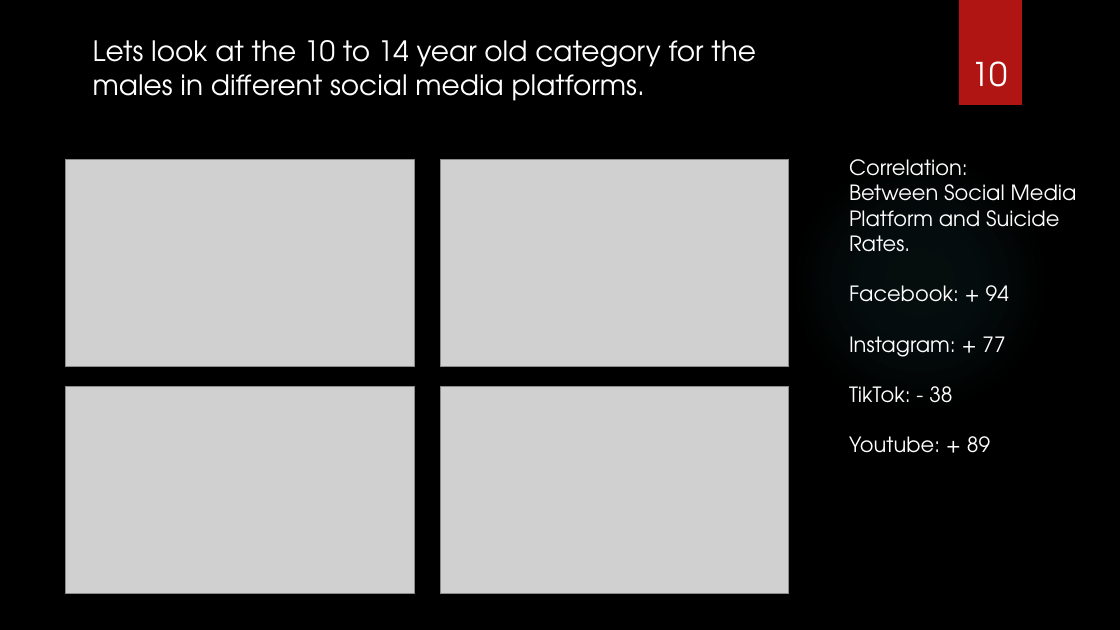
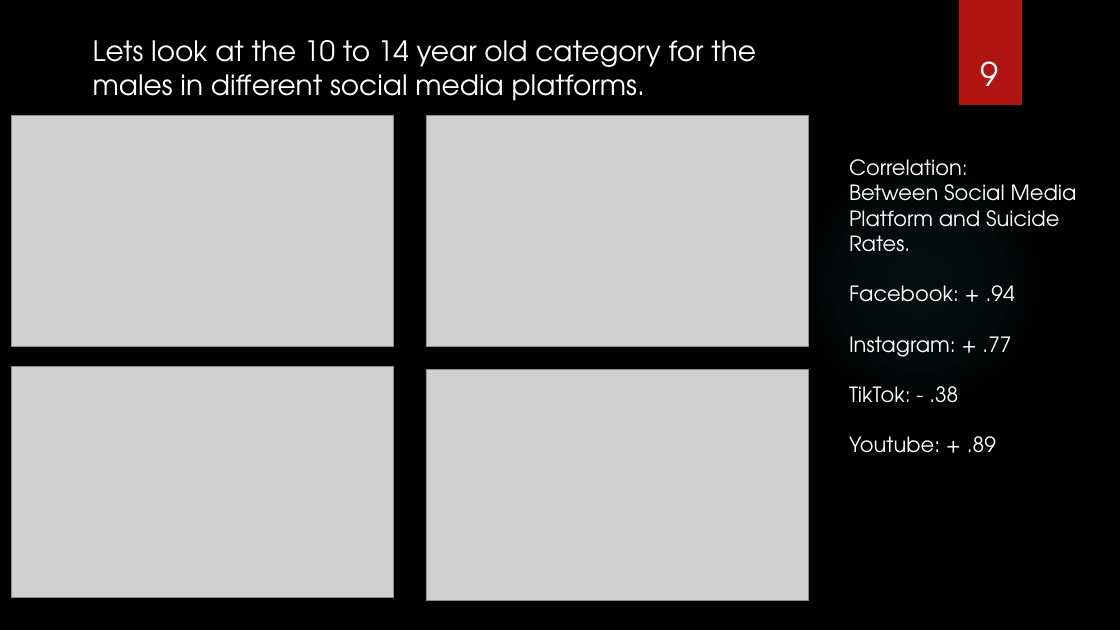
Before and after one commit to RussellBracey/Capston_rb, a slide deck: slide 9 of powerpoint/capstone_powerpoint.pptx (slide 10 before the commit). Drawn at 1120x630 pixels with LibreOffice and Linux fonts; fonts in the diff are those of the drawing; grey boxes stand for pictures; background and template pictures are left out. Boxes give left, top, right and bottom in pixels: in the first picture for what was removed or moved away, otherwise in the second. Text is boxed around its words. In the diff, an @@ line names an element or a change of style, - is before the commit and + after.

```diff
--- a/powerpoint/capstone_powerpoint.pptx
+++ b/powerpoint/capstone_powerpoint.pptx
@@ page number at (980,61,998,86): text changed @@
-10
+9
@@ picture: place and size @@
-picture at (66,160,414,367)
+picture at (11,115,393,346)
@@ picture: place and size @@
-picture at (440,160,789,367)
+picture at (426,115,808,346)
@@ text at (849,285,1015,453): text changed @@
-Facebook: + 94
-Instagram: + 77
-TikTok: - 38
-Youtube: + 89
+Facebook: + .94
+Instagram: + .77
+TikTok: - .38
+Youtube: + .89
@@ picture: place and size @@
-picture at (66,386,414,594)
+picture at (11,367,393,598)
@@ picture: place and size @@
-picture at (440,386,789,594)
+picture at (426,370,808,601)
```
Also in this commit, not shown: 8 other slides changed, 1 slide removed, 1 other file.
